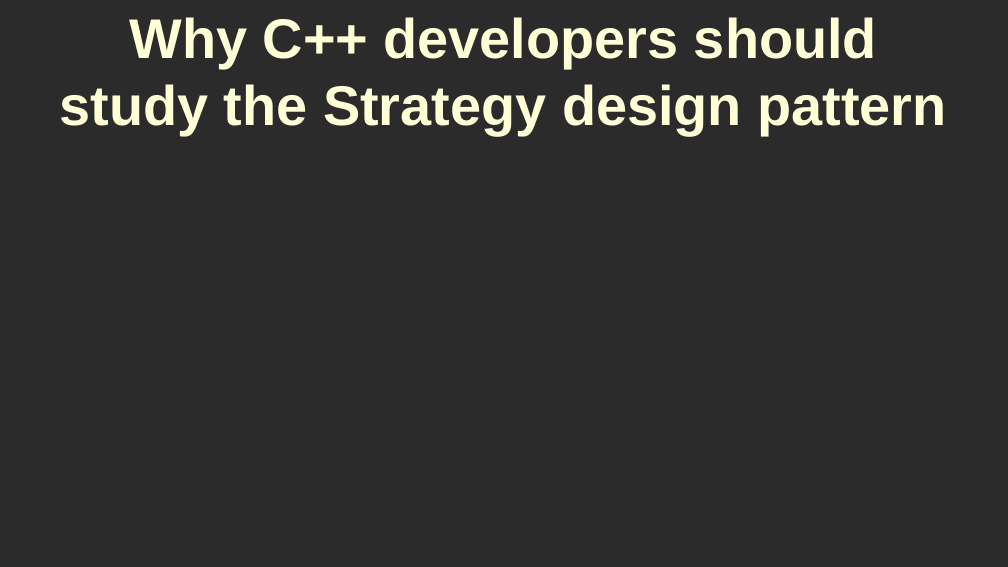
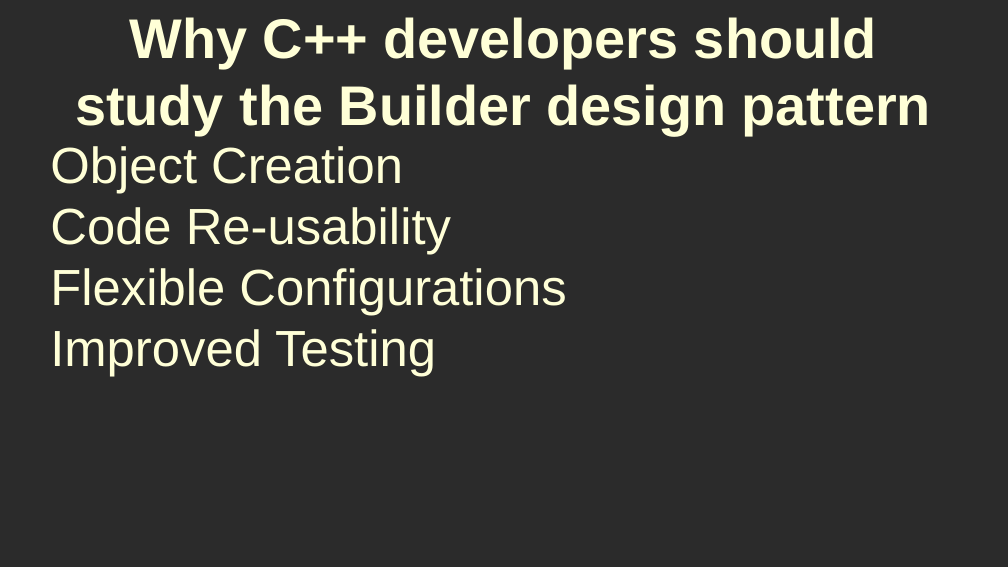
Before and after one commit to RayAndrade/CPPstudy, a slide deck: slide 5 of Creational/Builder/intro/why.odp (slide 2 before the commit). Drawn at 1008x567 pixels with LibreOffice and Linux fonts; fonts in the diff are those of the drawing; background and template pictures are left out; a plain dark background stands for a picture behind light text. Boxes give left, top, right and bottom in pixels: in the first picture for what was removed or moved away, otherwise in the second. Text is boxed around its words. In the diff, an @@ line names an element or a change of style, - is before the commit and + after.

```diff
--- a/Creational/Builder/intro/why.odp
+++ b/Creational/Builder/intro/why.odp
@@ title at [75, 17, 931, 135]: text changed @@
-Why C++ developers should study the Strategy design pattern
+Why C++ developers should study the Builder design pattern
@@ subtitle added at [50, 146, 566, 376], 40 pt, text #FFFFD7 @@
+Object Creation
+Code Re-usability
+Flexible Configurations
+Improved Testing
```
Also in this commit, not shown: 7 other slides changed, 1 slide removed, 9 other files.
